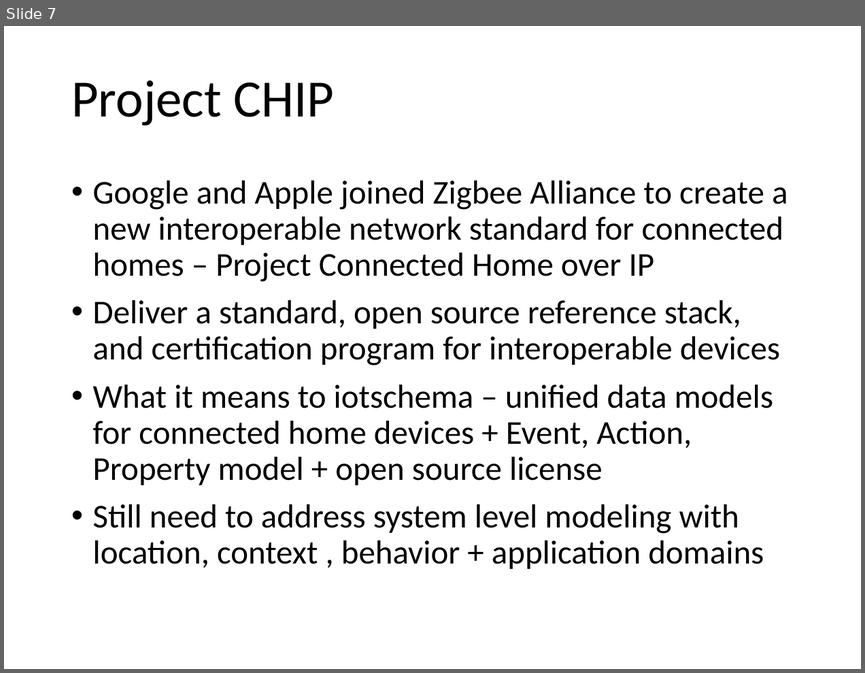
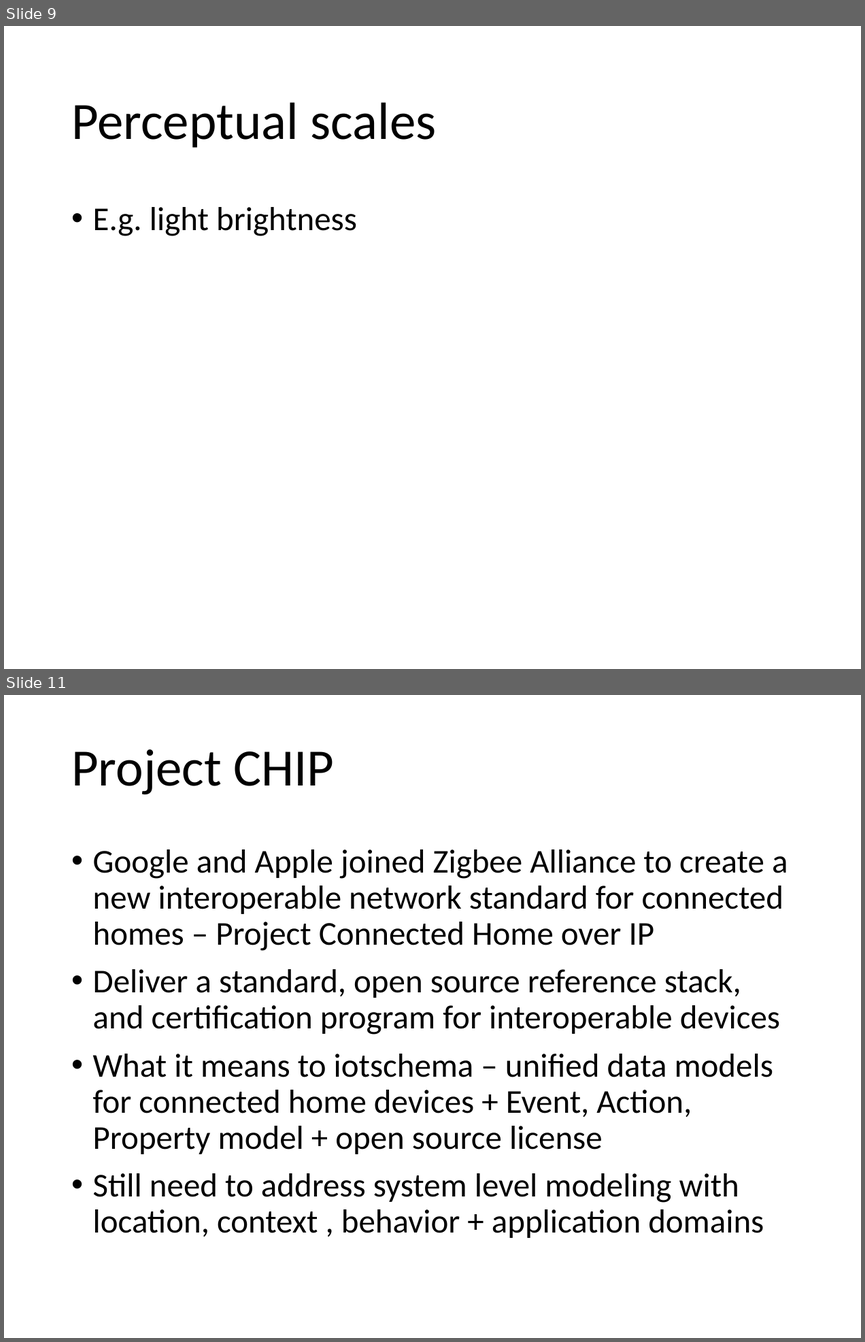
Before and after one commit to iot-schema-collab/teleconferences, a slide deck: iotschema-20200618.pptx. Shown one above the other, each under a label of ours: slide 7 before the commit, slides 9 and 11 after it; the slides between them are not shown. The pictures are 865x673 and 865x1342 pixels, drawn with LibreOffice and Linux fonts; fonts in the diff are those of the drawing. Boxes give left, top, right and bottom in pixels: in the first picture for what was removed or moved away, otherwise in the second. Text is boxed around its words. In the diff, an @@ line names an element or a change of style, - is before the commit and + after.

```diff
--- a/iotschema-20200618.pptx
+++ b/iotschema-20200618.pptx
@@ slide 9 added at bbox=[4, 26, 861, 669], background #FFFFFF @@
@@ title added at bbox=[71, 102, 436, 148], 44 pt, text #000000 @@
+Perceptual scales
@@ text added at bbox=[93, 207, 357, 236], 28 pt, text #000000 @@
+• E.g. light brightness
@@ what was slide 7 is now slide 11 @@
```
Also in this commit, not shown: 3 other slides added, 2 other files.
